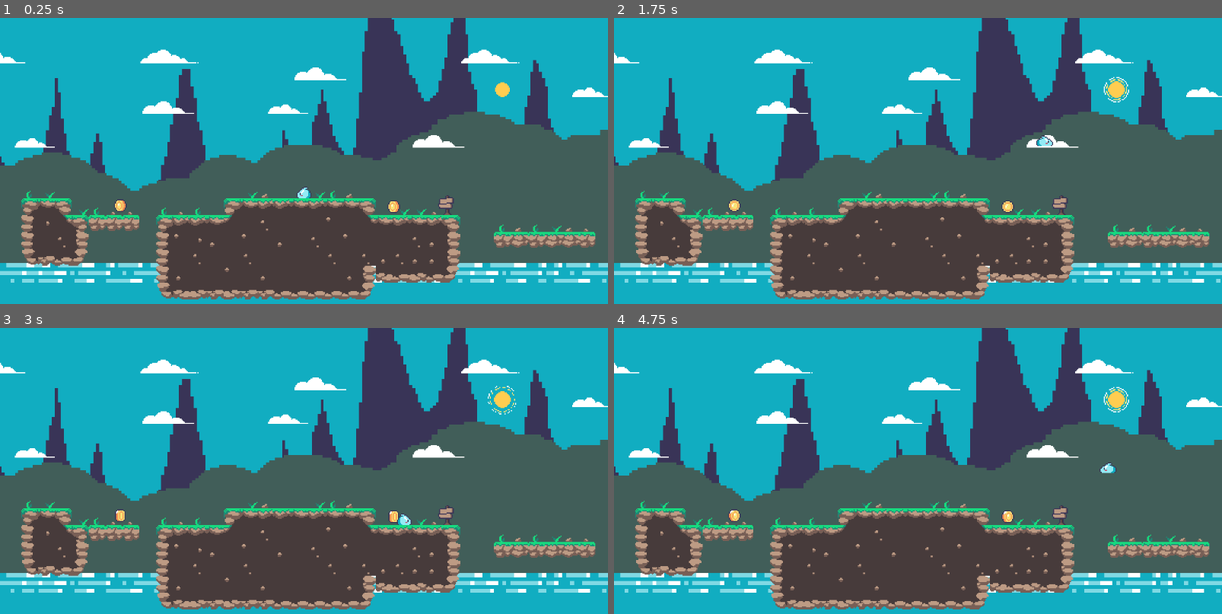
Above: before the commit, frames 1-4 (two rows, left to right).
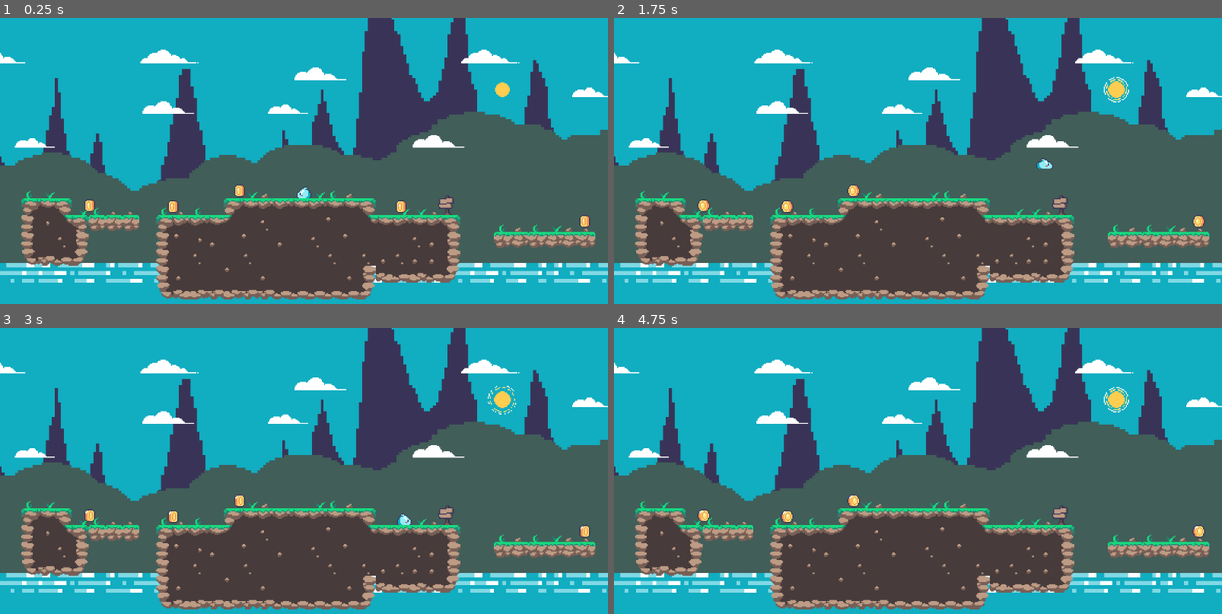
Above: after the commit, the same moments.

Repository: KreaMonto/platforms_game
Game: Godot game, scene res://scenes/world.tscn
The game is run twice, just before and just after one commit, with the same random seed, the same clock (stepped at 60 frames per second) and the same inputs.
Inputs:
- Up to frame 1 (0.25 s): no input
- Up to frame 2 (1.75 s): tap Enter (ui_accept) at 0.5, 0.77, 1.52 s; hold Right (ui_right) from 0.53 s (still down)
- Up to frame 3 (3 s): release Right (ui_right) at 2.03 s; hold Left (ui_left) 2.03-2.78 s; hold Right (ui_right) from 2.78 s (still down)
- Up to frame 4 (4.75 s): tap Enter (ui_accept) at 3.02, 3.77, 4.52 s; release Right (ui_right) at 4.28 s; hold Left (ui_left) from 4.28 s (still down)

The runs differ from the first frame. In frame 1, 0.5% of the frame differs, in the area x 13-97%, y 58-74%; in frame 2, 0.6%, in the area x 13-98%, y 41-74%; in frame 3, 0.4%; in frame 4, 0.5%.

Commit message:
Cambios en moneda
añadida capa de colisión para cogerlas por el jugador.
corregida estructura de la escena para el correcto funcionamiento

Diff:
--- a/scenes/coin.tscn
+++ b/scenes/coin.tscn
@@ -1,38 +1,39 @@
-[gd_scene load_steps=6 format=3 uid="uid://dy7pdqiovtq6g"]
+[gd_scene load_steps=7 format=3 uid="uid://dy7pdqiovtq6g"]
 
-[ext_resource type="Script" path="res://scripts/coin.gd" id="1_c3cjy"]
+[ext_resource type="Script" path="res://scripts/Area2D.gd" id="1_4fdha"]
 [ext_resource type="Texture2D" uid="uid://bhlpn3n7a63t5" path="res://assets/Objects/coin_gold.png" id="1_etsfu"]
 
-[sub_resource type="Animation" id="Animation_w7ri5"]
-resource_name = "spin"
-length = 1.6
-loop_mode = 1
-tracks/0/type = "value"
+[sub_resource type="CircleShape2D" id="CircleShape2D_51dkw"]
+radius = 5.0
+
+[sub_resource type="Animation" id="Animation_bbxlm"]
+length = 0.001
+tracks/0/type = "bezier"
 tracks/0/imported = false
 tracks/0/enabled = true
 tracks/0/path = NodePath("Sprite2D:frame")
 tracks/0/interp = 1
 tracks/0/loop_wrap = true
 tracks/0/keys = {
-"times": PackedFloat32Array(0, 0.2, 0.4, 0.6, 0.8, 1, 1.2, 1.4),
-"transitions": PackedFloat32Array(1, 1, 1, 1, 1, 1, 1, 1),
-"update": 1,
-"values": [0, 1, 2, 3, 4, 5, 6, 7]
+"handle_modes": PackedInt32Array(0),
+"points": PackedFloat32Array(0, -0.25, 0, 0.25, 0),
+"times": PackedFloat32Array(0)
 }
 
-[sub_resource type="Animation" id="Animation_bbxlm"]
-length = 0.001
-tracks/0/type = "value"
+[sub_resource type="Animation" id="Animation_w7ri5"]
+resource_name = "spin"
+length = 0.8
+loop_mode = 1
+tracks/0/type = "bezier"
 tracks/0/imported = false
 tracks/0/enabled = true
 tracks/0/path = NodePath("Sprite2D:frame")
 tracks/0/interp = 1
 tracks/0/loop_wrap = true
 tracks/0/keys = {
-"times": PackedFloat32Array(0),
-"transitions": PackedFloat32Array(1),
-"update": 1,
-"values": [0]
+"handle_modes": PackedInt32Array(0, 0, 0, 0, 0, 0, 0, 0),
+"points": PackedFloat32Array(0, -0.25, 0, 0.25, 0, 1, -0.25, 0, 0.25, 0, 2, -0.25, 0, 0.25, 0, 3, -0.25, 0, 0.25, 0, 4, -0.25, 0, 0.25, 0, 5, -0.25, 0, 0.25, 0, 6, -0.25, 0, 0.25, 0, 7, -0.25, 0, 0.25, 0),
+"times": PackedFloat32Array(0, 0.1, 0.2, 0.3, 0.4, 0.5, 0.6, 0.7)
 }
 
 [sub_resource type="AnimationLibrary" id="AnimationLibrary_jmcty"]
@@ -42,14 +43,21 @@
 }
 
 [node name="Node2D" type="Node2D"]
-script = ExtResource("1_c3cjy")
 
-[node name="Sprite2D" type="Sprite2D" parent="."]
-position = Vector2(36, 23)
+[node name="Area2D" type="Area2D" parent="."]
+script = ExtResource("1_4fdha")
+
+[node name="Sprite2D" type="Sprite2D" parent="Area2D"]
 texture = ExtResource("1_etsfu")
 hframes = 8
 
-[node name="AnimationPlayer" type="AnimationPlayer" parent="."]
+[node name="CollisionShape2D" type="CollisionShape2D" parent="Area2D"]
+shape = SubResource("CircleShape2D_51dkw")
+
+[node name="AnimationPlayer" type="AnimationPlayer" parent="Area2D"]
+autoplay = "spin"
 libraries = {
 "": SubResource("AnimationLibrary_jmcty")
 }
+
+[connection signal="body_entered" from="Area2D" to="Area2D" method="_on_body_entered"]
--- a/scenes/world.tscn
+++ b/scenes/world.tscn
@@ -187,12 +187,6 @@
 format = 2
 layer_0/tile_data = PackedInt32Array(65532, 131072, 1, 131068, 131072, 2, 131067, 196608, 1, 131066, 262144, 1, 131065, …(3109 unchanged characters)…
 
-[node name="Coin1" parent="." instance=ExtResource("7_08m4e")]
-position = Vector2(-198, -16)
-
-[node name="Coin2" parent="." instance=ExtResource("7_08m4e")]
-position = Vector2(61, -15)
-
 [node name="Sign" type="Sprite2D" parent="."]
 position = Vector2(147, 0)
 texture = ExtResource("8_ppk1b")
@@ -203,3 +197,18 @@
 
 [node name="CharacterBody2D" parent="." instance=ExtResource("2_o3wjl")]
 position = Vector2(12, -9)
+
+[node name="Node2D" parent="." instance=ExtResource("7_08m4e")]
+position = Vector2(-191, 7)
+
+[node name="Node2D2" parent="." instance=ExtResource("7_08m4e")]
+position = Vector2(-112, 8)
+
+[node name="Node2D3" parent="." instance=ExtResource("7_08m4e")]
+position = Vector2(-49, -7)
+
+[node name="Node2D4" parent="." instance=ExtResource("7_08m4e")]
+position = Vector2(104, 8)
+
+[node name="Node2D5" parent="." instance=ExtResource("7_08m4e")]
+position = Vector2(278, 22)
--- /dev/null
+++ b/scripts/Area2D.gd
@@ -0,0 +1,6 @@
+extends Area2D
+
+
+func _on_body_entered(_body):
+	queue_free()
+	pass # Replace with function body.
--- a/scripts/coin.gd
+++ /dev/null
@@ -1,6 +0,0 @@
-extends Node2D
-
-@onready var animation = $AnimationPlayer
-# Called when the node enters the scene tree for the first time.
-func _ready():
-	animation.play("spin")
--- a/scripts/player_slime.gd
+++ b/scripts/player_slime.gd
@@ -2,7 +2,7 @@
 
 
 const SPEED = 100.0
-const JUMP_VELOCITY = -400.0
+const JUMP_VELOCITY = -300.0
 
 @onready var sprite = $Sprite2D
 @onready var animationLayer = $AnimationPlayer
